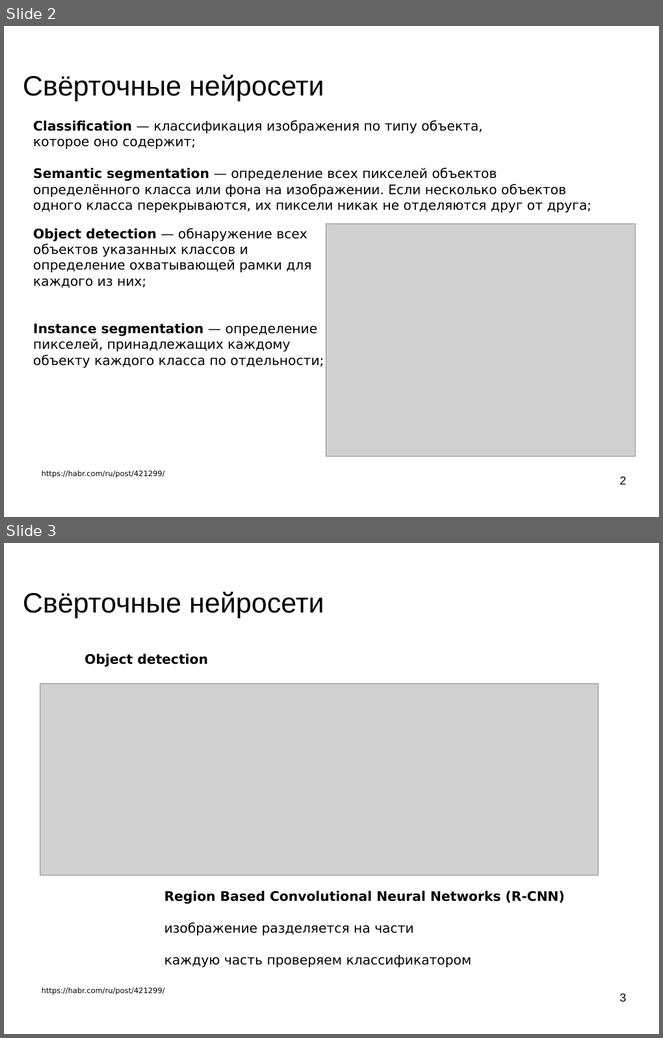
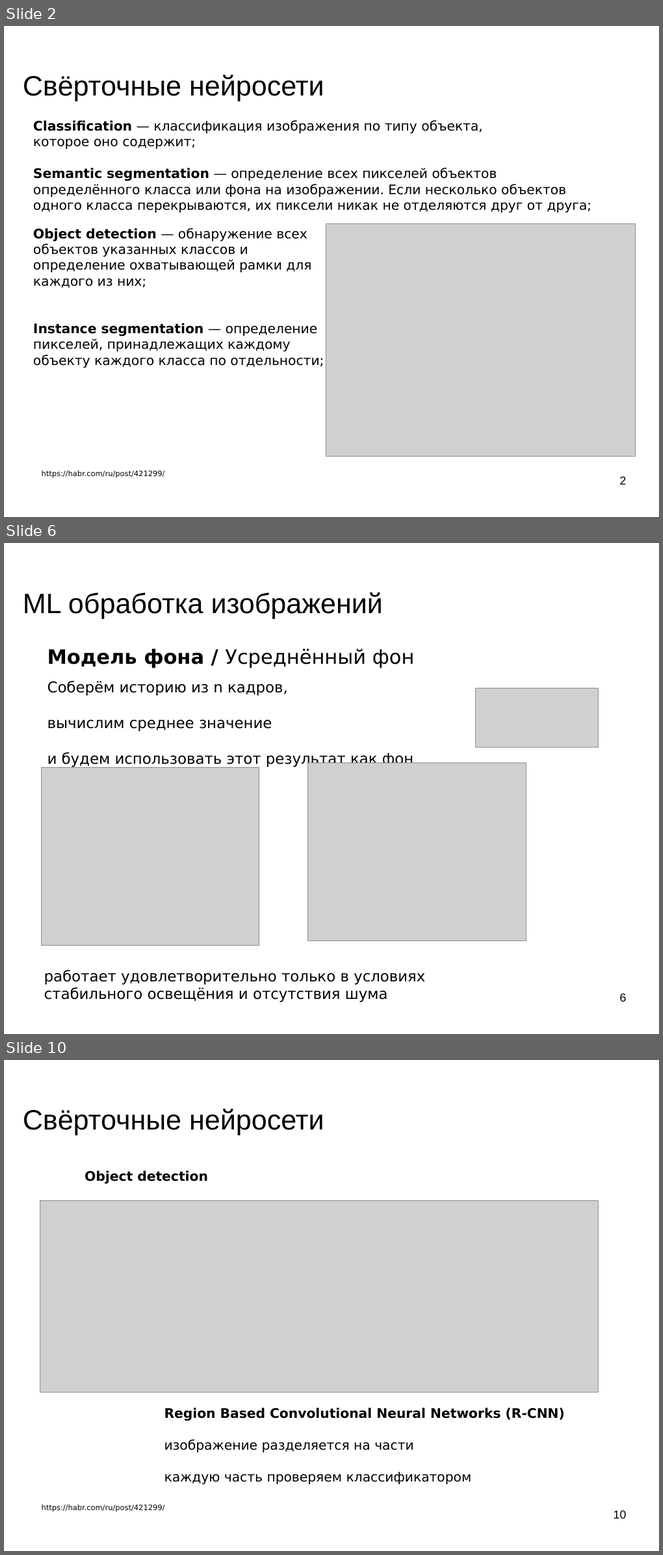
Before and after one commit to mechanoid5/ml_lectorium_legacy, a slide deck: 28-object-loc-img.odp. Shown one above the other, each under a label of ours: slides 2 and 3 before the commit, slides 2, 6 and 10 after it; the slides between them are not shown. The pictures are 663x1038 and 663x1555 pixels, drawn with LibreOffice and Linux fonts; fonts in the diff are those of the drawing; grey boxes stand for pictures; background and template pictures are left out. Boxes give left, top, right and bottom in pixels: in the first picture for what was removed or moved away, otherwise in the second. Text is boxed around its words. In the diff, an @@ line names an element or a change of style, - is before the commit and + after.

```diff
--- a/28-object-loc-img.odp
+++ b/28-object-loc-img.odp
@@ slide 6 added at bbox=[4, 543, 659, 1034], background picture (left out) @@
@@ title added at bbox=[23, 592, 383, 618], 33.9 pt, text #000000 @@
+ML обработка изображений
@@ text added at bbox=[48, 648, 415, 768], 18 pt, text #000000 @@
+Модель фона / Усреднённый фон
+Соберём историю из n кадров,
+вычислим среднее значение
+и будем использовать этот результат как фон
@@ picture added at bbox=[475, 688, 599, 748] @@
@@ picture added at bbox=[42, 768, 259, 946] @@
@@ picture added at bbox=[308, 763, 527, 941] @@
@@ text added at bbox=[44, 970, 425, 1003], 18 pt, text #000000 @@
+работает удовлетворительно только в условиях стабильного освещёния и отсутствия шума
@@ page number added at bbox=[620, 993, 627, 1002], 14 pt, text #000000 @@
+6
@@ what was slide 3 is now slide 10 @@
@@ page number at bbox=[614, 1510, 627, 1519]: text changed @@
-3
+10
```
Also in this commit, not shown: 1 slide changed, 6 other slides added, 9 other files.
